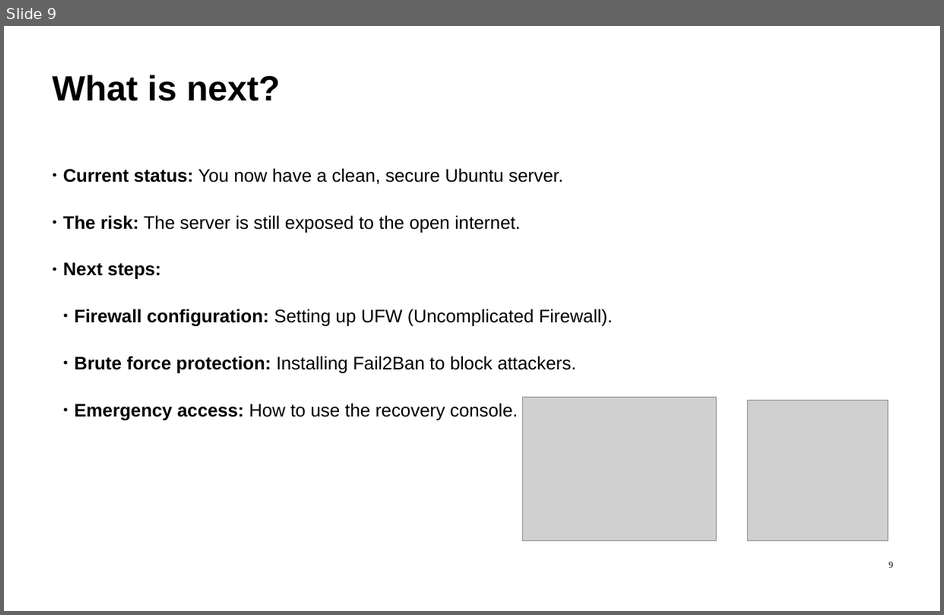
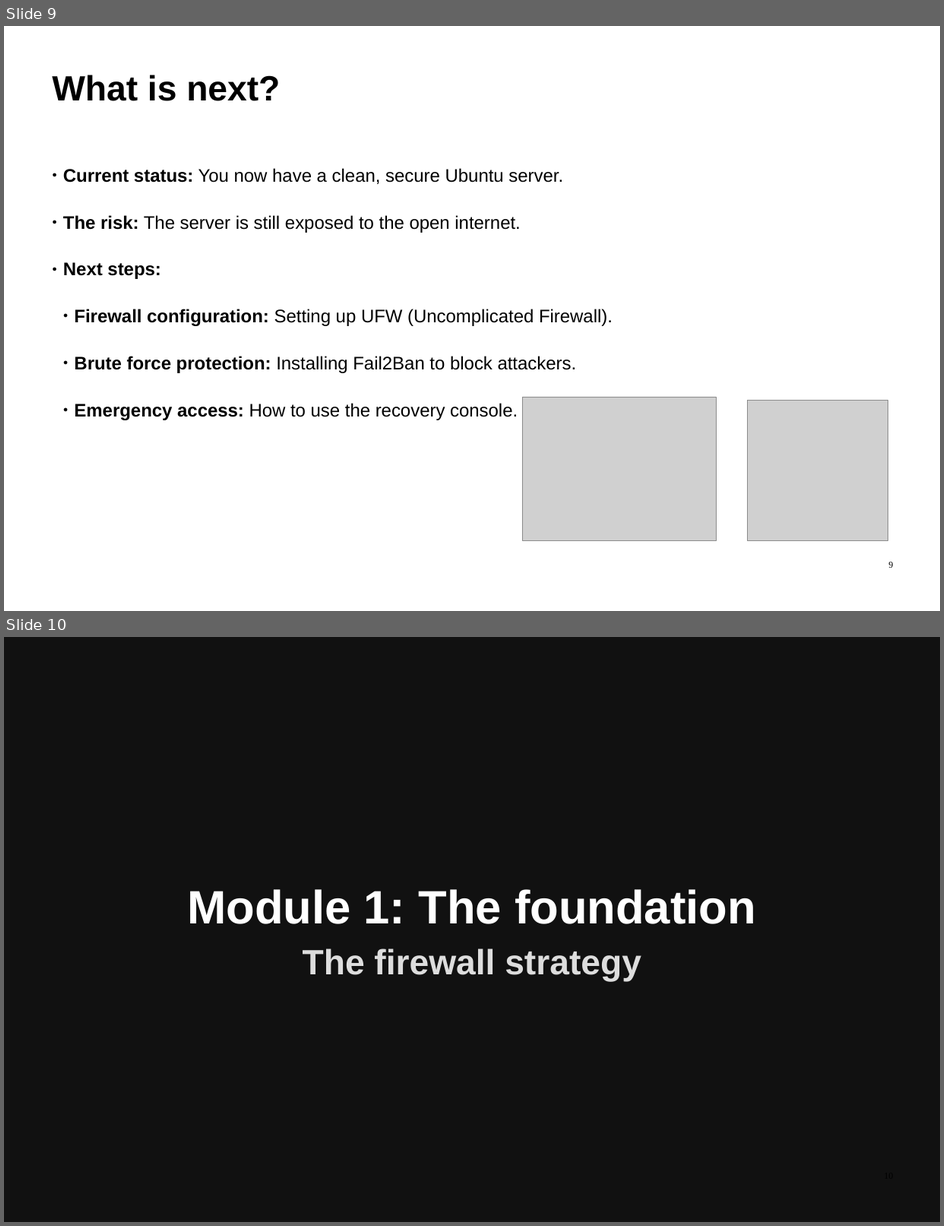
Before and after one commit to ImadSaddik/FullStackDeploymentHandbook, a slide deck: course-assets/slides/full_stack_deployment_guide.odp. Shown one above the other, each under a label of ours: slide 9 before the commit, slides 9 and 10 after it. The pictures are 944x615 and 944x1226 pixels, drawn with LibreOffice and Linux fonts; fonts in the diff are those of the drawing; grey boxes stand for pictures. Boxes give left, top, right and bottom in pixels: in the first picture for what was removed or moved away, otherwise in the second. Text is boxed around its words. In the diff, an @@ line names an element or a change of style, - is before the commit and + after.

```diff
--- a/course-assets/slides/full_stack_deployment_guide.odp
+++ b/course-assets/slides/full_stack_deployment_guide.odp
@@ slide 10 added at <box>4,637,940,1222</box>, background #111111 @@
@@ text added at <box>187,889,756,924</box>, 72 pt, text #FFFFFF, bold @@
+Module 1: The foundation
@@ text added at <box>303,949,642,981</box>, 54 pt, text #DDDDDD, bold @@
+The firewall strategy
```
Also in this commit, not shown: 6 other slides added, 1 other file.
